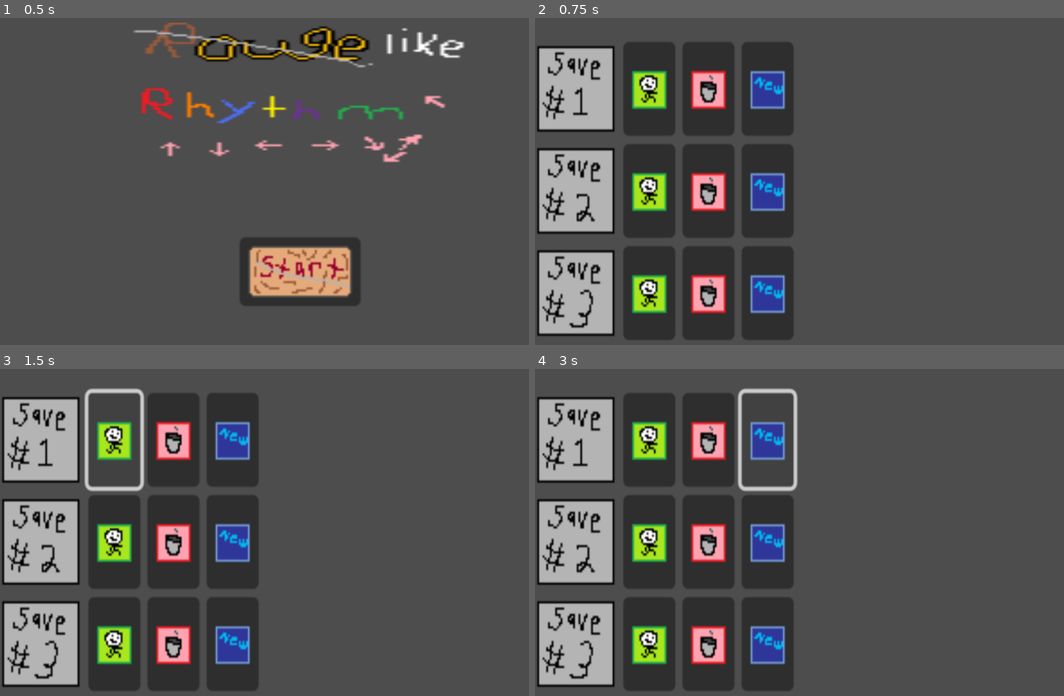
Above: before the commit, frames 1-4 (two rows, left to right).
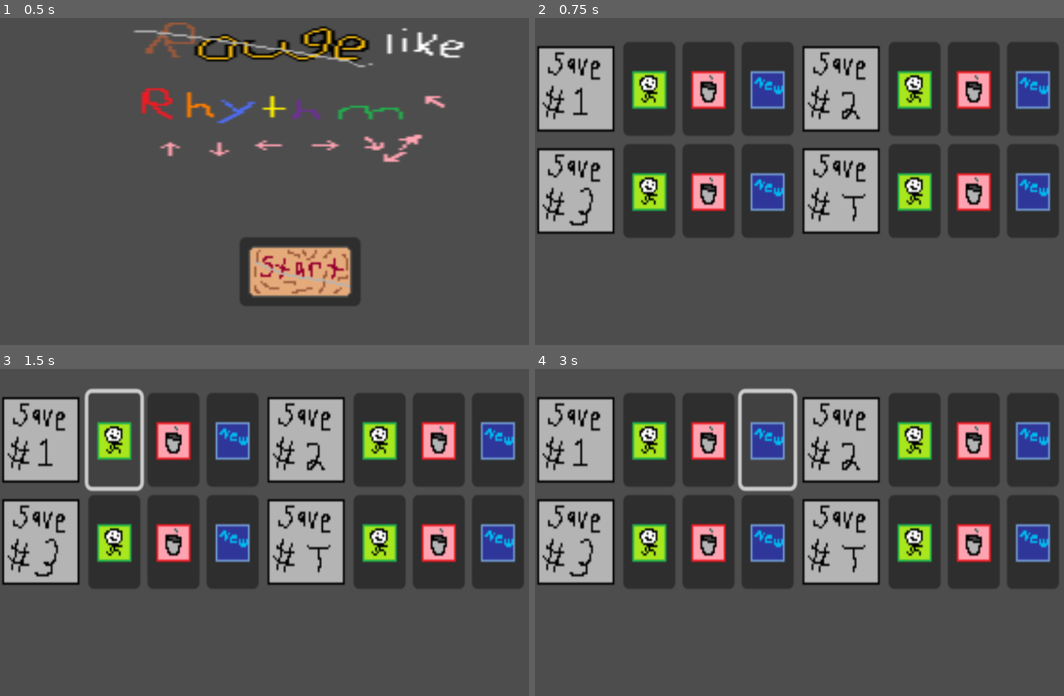
Above: after the commit, the same moments.

Repository: SmartKirb99/Roguelike-Rhythm
Game: Godot game, scene res://Scenes/Main/title_screen.tscn
The game is run twice, just before and just after one commit, with the same random seed, the same clock (stepped at 60 frames per second) and the same inputs.
Inputs (mouse positions are in pixels of both pictures, inside the frame that each line leads up to):
- Up to frame 1 (0.5 s): no input
- Up to frame 2 (0.75 s): click (836, 273) at 0.5 s
- Up to frame 3 (1.5 s): click (116, 440) at 1.27 s
- Up to frame 4 (3 s): click (651, 440) at 2.02 s; click (767, 440) at 2.77 s

Frame 1 is identical in both runs. In frame 2, 35% of the frame differs, in the area x 0-100%, y 7-99%; in frame 3, 35%; in frame 4, 35%.

Commit message:
Working on Saves and Getting the Run To Work

Diff:
--- /dev/null
+++ b/Data/Saves/Save Test/Test Save Data.gd
@@ -0,0 +1,107 @@
+extends Node2D
+
+var run_character: String = "Hero"
+var new_note_tiles_complete: int = 0
+var boss_tiles_complete: int = 0
+var shop_tiles_complete: int = 0
+var note_upgrade_tiles_complete: int = 0
+var note_downgrade_tiles_complete: int = 0
+var song_tiles_complete: int = 0
+var vibe_points: int = 23
+var vibe_points_max: int = 100
+var obtained_notes: Array = ["Normal", "Money"]
+var cards_obtained: Dictionary = {"Raise": 123, "Taxes": 1}
+var save_file_number: String = "T"
+
+func _ready():
+	load_data_from_file("res://Data/Saves/Save Test/RunData.rrsv")
+	# Example of modifying some data
+	vibe_points += 10
+	save_data_to_file("res://Data/Saves/Save Test/RunData.rrsv")
+
+func load_data_from_file(file_path: String):
+	var file = FileAccess.open(file_path, FileAccess.READ)
+	if file:
+		var data = file.get_as_text()
+		file.close()
+
+		parse_rrsv_data(data)
+	else:
+		print("File not found: ", file_path)
+
+func parse_rrsv_data(data: String):
+	var lines = data.split("\n")
+	for line in lines:
+		var parts = line.split(":")
+		if parts.size() == 2:
+			var key = parts[0].strip_edges()
+			var value = parts[1].strip_edges()
+			match key:
+				"Run Character":
+					run_character = value
+				"New Note Tiles Complete":
+					new_note_tiles_complete = value.to_int()
+				"Boss Tiles Complete":
+					boss_tiles_complete = value.to_int()
+				"Shop Tiles Complete":
+					shop_tiles_complete = value.to_int()
+				"Note Upgrade Tiles Complete":
+					note_upgrade_tiles_complete = value.to_int()
+				"Note Downgrade Tiles Complete":
+					note_downgrade_tiles_complete = value.to_int()
+				"Song Tiles Complete":
+					song_tiles_complete = value.to_int()
+				"Vibe Points":
+					vibe_points = value.to_int()
+				"Vibe Points Max":
+					vibe_points_max = value.to_int()
+				"Obtained Notes":
+					obtained_notes = value.split(", ")
+				"Cards Obtained":
+					cards_obtained = parse_cards(value)
+				"Save File Number":
+					save_file_number = value
+
+func parse_cards(data: String) -> Dictionary:
+	var cards = {}
+	var card_entries = data.split(", ")
+	for entry in card_entries:
+		var card_parts = entry.split(" * ")
+		if card_parts.size() == 2:
+			var card_name = card_parts[0].strip_edges()
+			var card_count = card_parts[1].to_int()
+			cards[card_name] = card_count
+	return cards
+
+func save_data_to_file(file_path: String):
+	var file = FileAccess.open(file_path, FileAccess.WRITE)
+	if file:
+		file.store_string("Run Character: %s\n" % run_character)
+		file.store_string("New Note Tiles Complete: %d\n" % new_note_tiles_complete)
+		file.store_string("Boss Tiles Complete: %d\n" % boss_tiles_complete)
+		file.store_string("Shop Tiles Complete: %d\n" % shop_tiles_complete)
+		file.store_string("Note Upgrade Tiles Complete: %d\n" % note_upgrade_tiles_complete)
+		file.store_string("Note Downgrade Tiles Complete: %d\n" % note_downgrade_tiles_complete)
+		file.store_string("Song Tiles Complete: %d\n" % song_tiles_complete)
+		file.store_string("Vibe Points: %d\n" % vibe_points)
+		file.store_string("Vibe Points Max: %d\n" % vibe_points_max)
+		file.store_string("Obtained Notes: %s\n" % array_to_string(obtained_notes))
+		file.store_string("Cards Obtained: %s\n" % format_cards(cards_obtained))
+		file.store_string("Save File Number: %s\n" % save_file_number)
+		file.close()
+	else:
+		print("Failed to open file for writing: ", file_path)
+
+func array_to_string(arr: Array) -> String:
+	var result = ""
+	for i in range(arr.size()):
+		result += arr[i]
+		if i < arr.size() - 1:
+			result += ", "
+	return result
+
+func format_cards(cards: Dictionary) -> String:
+	var card_strings = []
+	for card_name in cards.keys():
+		card_strings.append("%s * %d" % [card_name, cards[card_name]])
+	return array_to_string(card_strings)
--- /dev/null
+++ b/Scenes/Main/Run.tscn
@@ -0,0 +1,48 @@
+[gd_scene load_steps=2 format=3 uid="uid://4ts2rsb4irlc"]
+
+[ext_resource type="Script" path="res://Scenes/SaveSelect/ContinueTest.gd" id="1_nxnql"]
+
+[node name="Control" type="Control"]
+layout_mode = 3
+anchors_preset = 15
+anchor_right = 1.0
+anchor_bottom = 1.0
+grow_horizontal = 2
+grow_vertical = 2
+
+[node name="TextEdit" type="TextEdit" parent="."]
+layout_mode = 0
+offset_right = 312.0
+offset_bottom = 653.0
+placeholder_text = "Run Character:
+
+New Note Tiles Complete:
+
+Boss Tiles Complete:
+
+Shop Tiles Complete:
+
+Note Upgrade Tiles Complete:
+
+Note Downgrade Tiles Complete:
+
+Song Tiles Complete:
+
+Vibe Points: NaN
+
+Vibe Points Max: NaN
+
+Obtained Notes:
+
+Cards Obtained:
+
+Save File Number: "
+editable = false
+context_menu_enabled = false
+shortcut_keys_enabled = false
+selecting_enabled = false
+deselect_on_focus_loss_enabled = false
+drag_and_drop_selection_enabled = false
+virtual_keyboard_enabled = false
+middle_mouse_paste_enabled = false
+script = ExtResource("1_nxnql")
--- /dev/null
+++ b/Scenes/SaveSelect/ContinueTest.gd
@@ -0,0 +1,76 @@
+extends Button
+
+var run_character: String = "Template"
+var new_note_tiles_complete: int = 0
+var boss_tiles_complete: int = 0
+var shop_tiles_complete: int = 0
+var note_upgrade_tiles_complete: int = 0
+var note_downgrade_tiles_complete: int = 0
+var song_tiles_complete: int = 0
+var vibe_points: int = 23
+var vibe_points_max: int = 100
+var obtained_notes: Array = ["Normal", "Money"]
+var cards_obtained: Dictionary = {"Raise": 123, "Taxes": 1}
+var save_file_number: String = "T"
+
+# Called when the node enters the scene tree for the first time.
+func _ready():
+	pass # Replace with function body.
+
+
+# Called every frame. 'delta' is the elapsed time since the previous frame.
+func _process(delta):
+	pass
+func load_data_from_file(file_path: String):
+	var file = FileAccess.open(file_path, FileAccess.READ)
+	if file:
+		var data = file.get_as_text()
+		file.close()
+
+		parse_rrsv_data(data)
+	else:
+		print("File not found: ", file_path)
+
+func parse_rrsv_data(data: String):
+	var lines = data.split("\n")
+	for line in lines:
+		var parts = line.split(":")
+		if parts.size() == 2:
+			var key = parts[0].strip_edges()
+			var value = parts[1].strip_edges()
+			match key:
+				"Run Character":
+					run_character = value
+				"New Note Tiles Complete":
+					new_note_tiles_complete = value.to_int()
+				"Boss Tiles Complete":
+					boss_tiles_complete = value.to_int()
+				"Shop Tiles Complete":
+					shop_tiles_complete = value.to_int()
+				"Note Upgrade Tiles Complete":
+					note_upgrade_tiles_complete = value.to_int()
+				"Note Downgrade Tiles Complete":
+					note_downgrade_tiles_complete = value.to_int()
+				"Song Tiles Complete":
+					song_tiles_complete = value.to_int()
+				"Vibe Points":
+					vibe_points = value.to_int()
+				"Vibe Points Max":
+					vibe_points_max = value.to_int()
+				"Obtained Notes":
+					obtained_notes = value.split(", ")
+				"Cards Obtained":
+					cards_obtained = parse_cards(value)
+				"Save File Number":
+					save_file_number = value
+
+func parse_cards(data: String) -> Dictionary:
+	var cards = {}
+	var card_entries = data.split(", ")
+	for entry in card_entries:
+		var card_parts = entry.split(" * ")
+		if card_parts.size() == 2:
+			var card_name = card_parts[0].strip_edges()
+			var card_count = card_parts[1].to_int()
+			cards[card_name] = card_count
+	return cards
--- a/Scenes/SaveSelect/SaveMenu.tscn
+++ b/Scenes/SaveSelect/SaveMenu.tscn
@@ -6,6 +6,8 @@
 [ext_resource type="Texture2D" uid="uid://dguh4xejtmm8w" path="res://Roguelike Rhythm Assets/Buttons/New/New Save Button.png" id="4_wk653"]
 [ext_resource type="Texture2D" uid="uid://dtewimr4nq4lc" path="res://Roguelike Rhythm Assets/Save Panel/Save No 2.png" id="5_5cips"]
 [ext_resource type="Texture2D" uid="uid://bf0nov6h7bggy" path="res://Roguelike Rhythm Assets/Save Panel/Save No 3.png" id="6_cjbdn"]
+[ext_resource type="Texture2D" uid="uid://cvwjxaqb5pilr" path="res://Roguelike Rhythm Assets/Save Panel/Save Test.png" id="7_1nm4u"]
+[ext_resource type="Script" path="res://Scenes/SaveSelect/ContinueTest.gd" id="8_4nqnq"]
 
 [node name="Control" type="Control"]
 layout_mode = 3
@@ -20,6 +22,7 @@
 offset_right = 145.0
 offset_bottom = 94.0
 scale = Vector2(3.44, 4)
+columns = 2
 
 [node name="Save 1" type="HBoxContainer" parent="Save Container"]
 layout_mode = 2
@@ -77,3 +80,23 @@
 [node name="New" type="Button" parent="Save Container/Save 3"]
 layout_mode = 2
 icon = ExtResource("4_wk653")
+
+[node name="Save Test" type="HBoxContainer" parent="Save Container"]
+layout_mode = 2
+
+[node name="TextureRect" type="TextureRect" parent="Save Container/Save Test"]
+layout_mode = 2
+texture = ExtResource("7_1nm4u")
+
+[node name="Continue" type="Button" parent="Save Container/Save Test"]
+layout_mode = 2
+icon = ExtResource("2_0gael")
+script = ExtResource("8_4nqnq")
+
+[node name="Delete" type="Button" parent="Save Container/Save Test"]
+layout_mode = 2
+icon = ExtResource("3_e8myn")
+
+[node name="New" type="Button" parent="Save Container/Save Test"]
+layout_mode = 2
+icon = ExtResource("4_wk653")
--- a/project.godot
+++ b/project.godot
@@ -12,7 +12,10 @@
 
 config/name="Roguelike Rhythm"
 run/main_scene="res://Scenes/Main/title_screen.tscn"
+config/use_custom_user_dir=true
 config/features=PackedStringArray("4.2", "Forward Plus")
+run/max_fps=30
+boot_splash/show_image=false
 config/icon="res://Images/icon.svg"
 
 [display]
Not shown: 1 places in Scenes/SaveSelect/SaveMenu.tscn that only renumber resources
Not shown, changed: Data/Saves/Save Test/EmptyData.rrsv
Not shown, changed: Data/Saves/Save Test/RunData.rrsv
